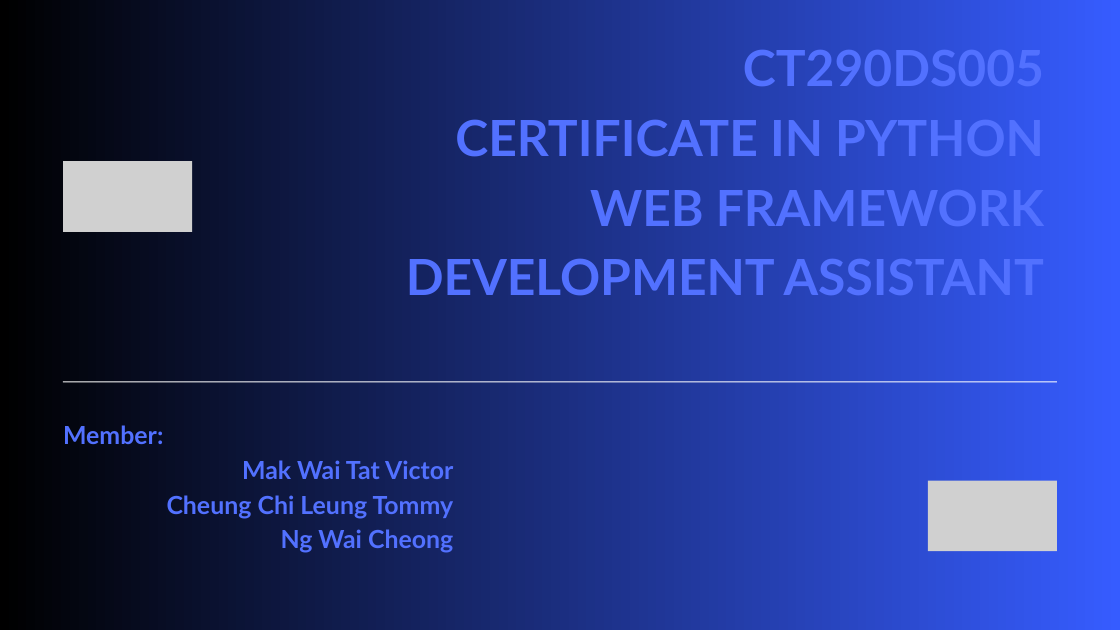
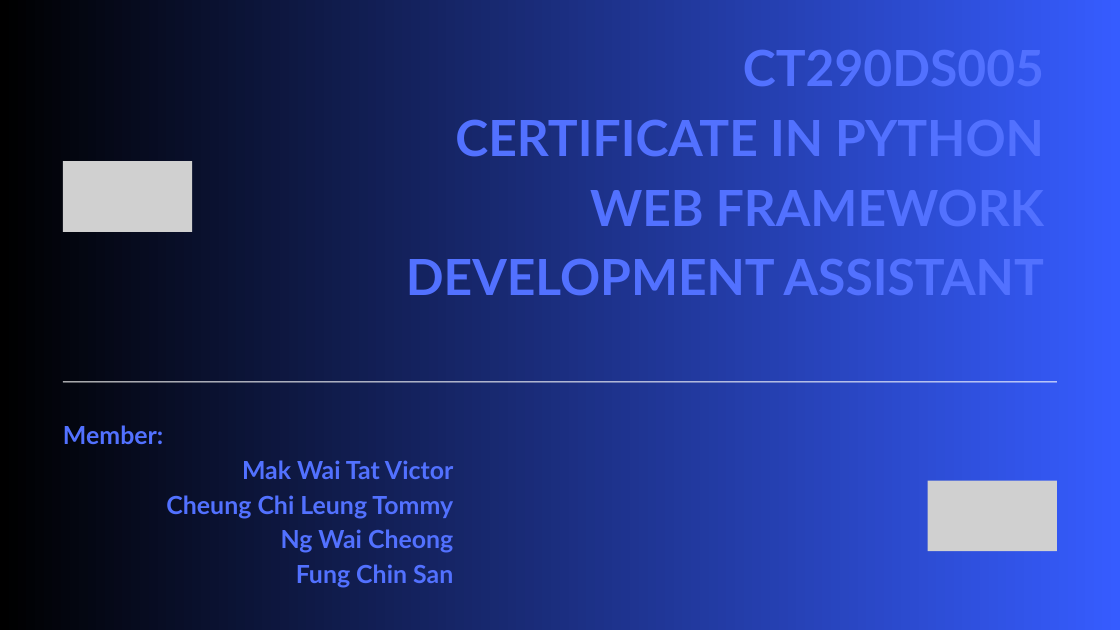
Before and after one commit to VictorMak2024/erb_project_ittc, a slide deck: slide 1 of erb_project_ittc.pptx. Drawn at 1120x630 pixels with LibreOffice and Linux fonts; fonts in the diff are those of the drawing; grey boxes stand for pictures. Boxes give left, top, right and bottom in pixels: in the first picture for what was removed or moved away, otherwise in the second. Text is boxed around its words. In the diff, an @@ line names an element or a change of style, - is before the commit and + after.

```diff
--- a/erb_project_ittc.pptx
+++ b/erb_project_ittc.pptx
@@ text at [296,564,453,588]: paragraph added @@
+Fung Chin San
```
Also in this commit, not shown: 12 other slides changed, 1 other file.
